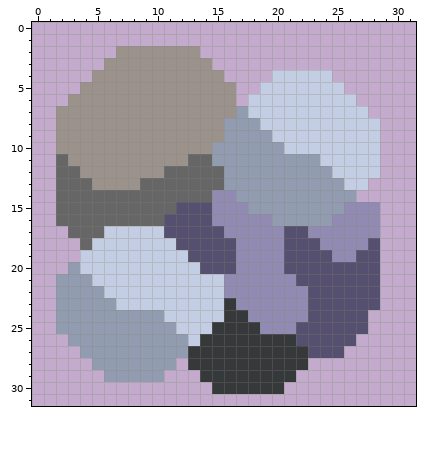
File history of a pixel-art sprite, sprites/items/industrial-rubble-cracked.png. This is how it looked before the edit.
The file is 32x32 pixels.
Once edited:
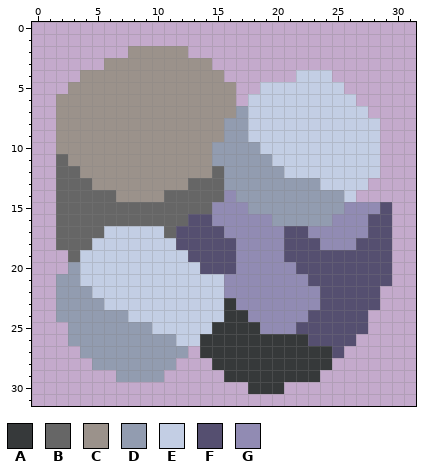
Palette (. is transparent): A #36393a  B #666666  C #9b928b  D #929cb0  E #c3cee4  F #554f70  G #918bb3
What changed:
@@ x 0..31 @@
  1 ................................
- 2 .......CCCCCCC..................
+ 2 ........CCCCC...................
  3 ......CCCCCCCCC.................
- 4 .....CCCCCCCCCCC....EEEEE.......
- 5 ....CCCCCCCCCCCCC..EEEEEEE......
- 6 ...CCCCCCCCCCCCCC.EEEEEEEEE.....
+ 4 ....CCCCCCCCCCCC......EEE.......
+ 5 ...CCCCCCCCCCCCCC..EEEEEEE......
+ 6 ..CCCCCCCCCCCCCCC.EEEEEEEEE.....
  7 ..CCCCCCCCCCCCCCCDEEEEEEEEEE....
- 8 ..CCCCCCCCCCCCCCDDDEEEEEEEEEE...
- 9 ..CCCCCCCCCCCCCCDDDDEEEEEEEEE...
-10 ..CCCCCCCCCCCCCDDDDDDEEEEEEEE...
-11 ..BCCCCCCCCCCBBDDDDDDDDDEEEEE...
-12 ..BBCCCCCCCBBBBBDDDDDDDDDEEEE...
-13 ..BBBCCCCBBBBBBBDDDDDDDDDDEE....
-14 ..BBBBBBBBBBBBBGGDDDDDDDDDD.....
-15 ..BBBBBBBBBBFFFGGGDDDDDDDDGGG...
-16 ..BBBBBBBBBFFFFGGGGGDDDDDGGGG...
-17 ...BBBEEEEEFFFFFGGGGGFFGGGGGG...
-18 ....BEEEEEEEFFFFFGGGGFFFGGGGF...
-19 ....EEEEEEEEEFFFFGGGGFFFFGGFF...
-20 ...DEEEEEEEEEEFFFGGGGFFFFFFFF...
-21 ..DDDEEEEEEEEEEEGGGGGGFFFFFFF...
-22 ..DDDDEEEEEEEEEEGGGGGGGFFFFFF...
-23 ..DDDDDEEEEEEEEEAGGGGGGFFFFFF...
-24 ..DDDDDDDDDEEEEEAAGGGGGFFFFF....
-25 ..DDDDDDDDDDEEEAAAAGGGFFFFFF....
-26 ...DDDDDDDDDDEAAAAAAAAFFFFF.....
-27 ....DDDDDDDDDAAAAAAAAAAFFF......
-28 .....DDDDDDD.AAAAAAAAAA.........
-29 ......DDDDD...AAAAAAAA..........
-30 ...............AAAAAA...........
+ 8 ..CCCCCCCCCCCCCCDDEEEEEEEEEEE...
+ 9 ..CCCCCCCCCCCCCCDDEEEEEEEEEEE...
+10 ..CCCCCCCCCCCCCDDDDEEEEEEEEEE...
+11 ..BCCCCCCCCCCCCDDDDDEEEEEEEEE...
+12 ..BBCCCCCCCCCCCBDDDDDEEEEEEEE...
+13 ..BBBCCCCCCCCBBBDDDDDDDDEEEE....
+14 ..BBBBBCCCCBBBBBGDDDDDDDDDE.....
+15 ..BBBBBBBBBBBBBGGGDDDDDDDDGGGF..
+16 ..BBBBBBBBBBBFFGGGGGDDDDDGGGFF..
+17 ..BBBBEEEEEBFFFFGGGGGFFGGGGGFF..
+18 ..BBBEEEEEEEFFFFFGGGGFFFGGGFFF..
+19 ...BEEEEEEEEEFFFFGGGGFFFFFFFFF..
+20 ...DEEEEEEEEEEFFFGGGGGFFFFFFFF..
+21 ..DDEEEEEEEEEEEEGGGGGGGFFFFFFF..
+22 ..DDDEEEEEEEEEEEGGGGGGGGFFFFF...
+23 ..DDDDEEEEEEEEEEAGGGGGGGFFFFF...
+24 ..DDDDDDEEEEEEEEAAGGGGGFFFFF....
+25 ...DDDDDDDEEEEEAAAAGGGFFFFFF....
+26 ...DDDDDDDDDEEAAAAAAAAAFFFF.....
+27 ....DDDDDDDDD.AAAAAAAAAAAF......
+28 .....DDDDDDD...AAAAAAAAAA.......
+29 .......DDDD.....AAAAAAAA........
+30 ..................AAA...........
 31 ................................
Where, in picture pixels (left, top, right, bottom), the same in both pictures:
changed: (56, 46, 392, 394)
